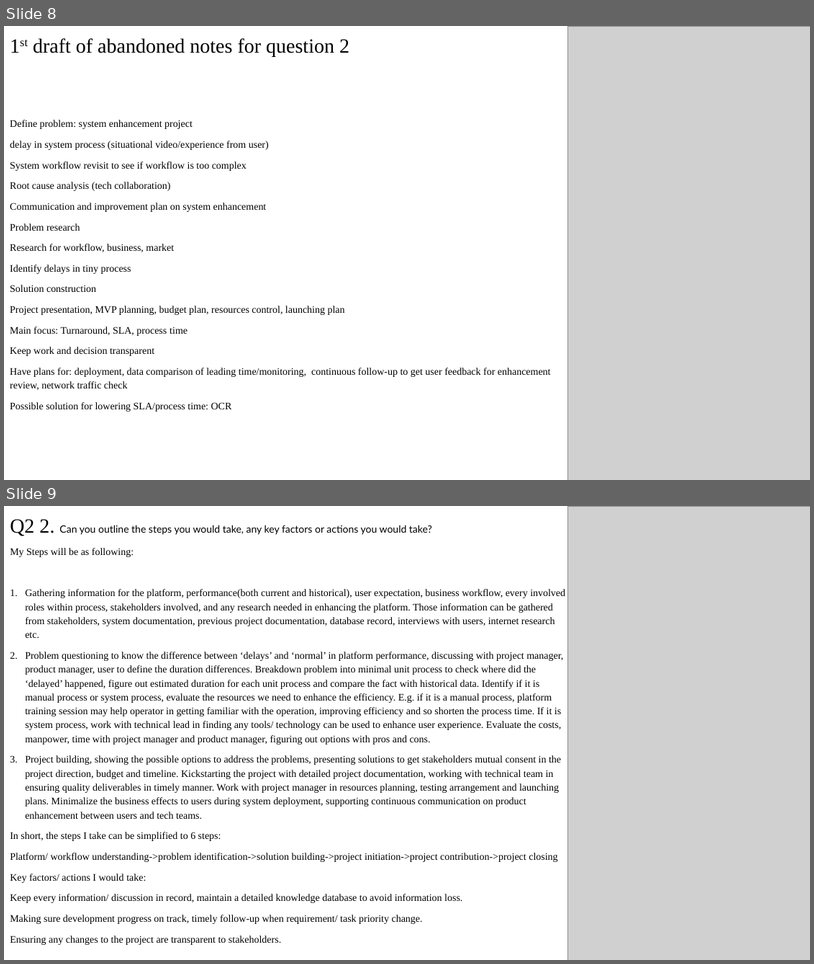
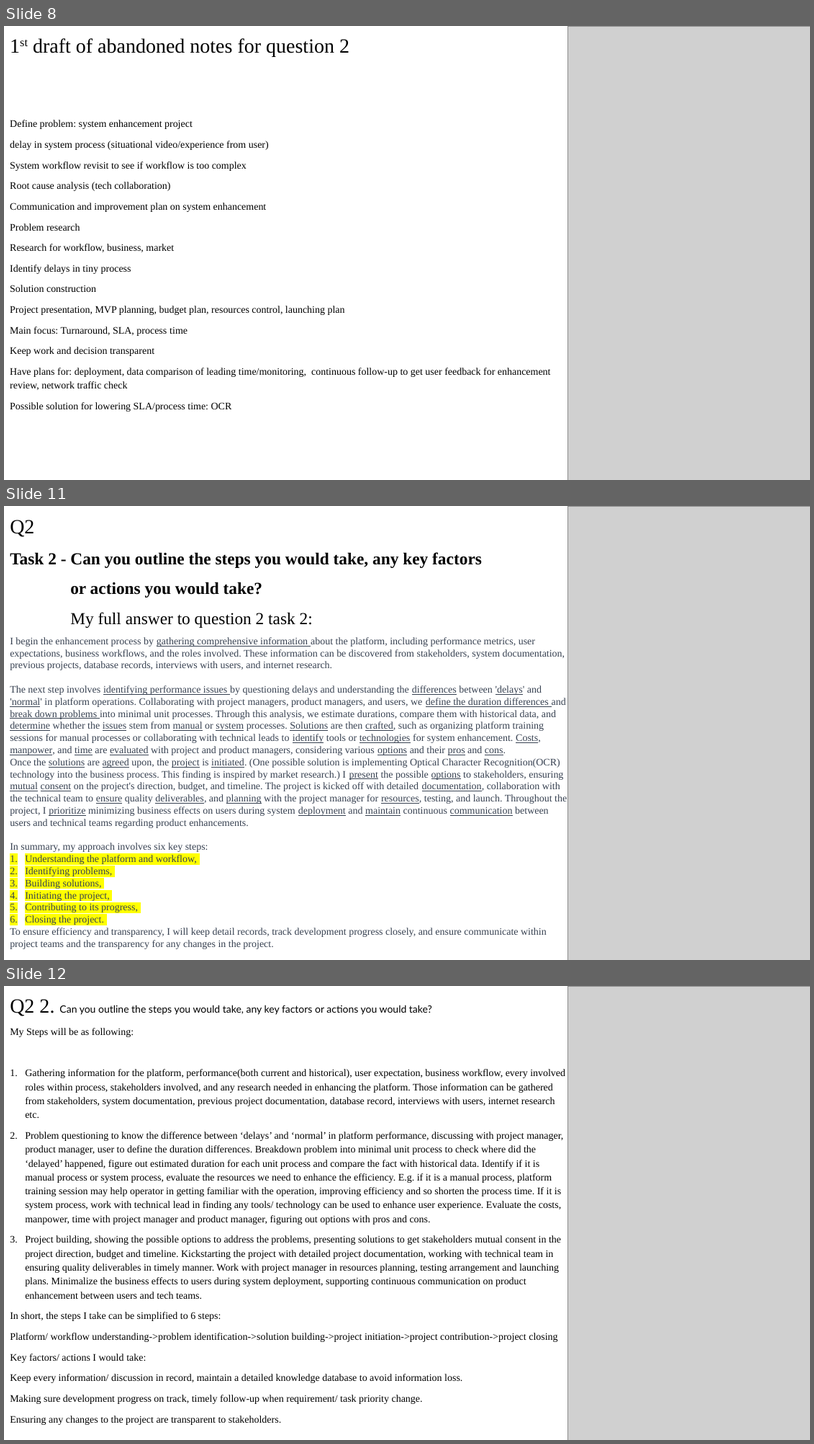
Before and after one commit to franco05hk/Business-Analyst-Project, a slide deck: Abandoned Notes/Abandoned Notes.pptx. Shown one above the other, each under a label of ours: slides 8 and 9 before the commit, slides 8, 11 and 12 after it; the slides between them are not shown. The pictures are 814x964 and 814x1444 pixels, drawn with LibreOffice and Linux fonts; fonts in the diff are those of the drawing; grey boxes stand for pictures. Boxes give left, top, right and bottom in pixels: in the first picture for what was removed or moved away, otherwise in the second. Text is boxed around its words. In the diff, an @@ line names an element or a change of style, - is before the commit and + after.

```diff
--- a/Abandoned Notes/Abandoned Notes.pptx
+++ b/Abandoned Notes/Abandoned Notes.pptx
@@ slide 11 added at box(4, 506, 810, 960), background #FFFFFF @@
@@ text added at box(10, 520, 567, 949), 12 pt, text #374151 @@
+Q2
+Task 2 - Can you outline the steps you would take, any key factors
+or actions you would take?
+    My full answer to question 2 task 2:
+I begin the enhancement process by gathering comprehensive information about the platform, including performance metrics, user expectations, business workflows, and the roles involved. These information can be discovered from stakeholders, system documentation, previous projects, database records, interviews with users, and internet research.
+The next step involves identifying performance issues by questioning delays and understanding the differences between 'delays' and 'normal' in platform operations. Collaborating with project managers, product managers, and users, we define the duration differences and break down problems into minimal unit processes. Through this analysis, we estimate durations, compare them with historical data, and determine whether the issues stem from manual or system processes. Solutions are then crafted, such as organizing platform training sessions for manual processes or collaborating with technical leads to identify tools or technologies for system enhancement. Costs, manpower, and time are evaluated with project and product managers, considering various options and their pros and cons.
+Once the solutions are agreed upon, the project is initiated. (One possible solution is implementing Optical Character Recognition(OCR) technology into the business process. This finding is inspired by market research.) I present the possible options to stakeholders, ensuring mutual consent on the project's direction, budget, and timeline. The project is kicked off with detailed documentation, collaboration with the technical team to ensure quality deliverables, and planning with the project manager for resources, testing, and launch. Throughout the project, I prioritize minimizing business effects on users during system deployment and maintain continuous communication between users and technical teams regarding product enhancements.
+In summary, my approach involves six key steps:
+1. Understanding the platform and workflow,
+2. Identifying problems,
+3. Building solutions,
+4. Initiating the project,
+5. Contributing to its progress,
+6. Closing the project.
+To ensure efficiency and transparency, I will keep detail records, track development progress closely, and ensure communicate within project teams and the transparency for any changes in the project.
@@ picture added at box(568, 506, 810, 960) @@
@@ what was slide 9 is now slide 12 @@
```
Also in this commit, not shown: 2 other slides added, 1 other file.
